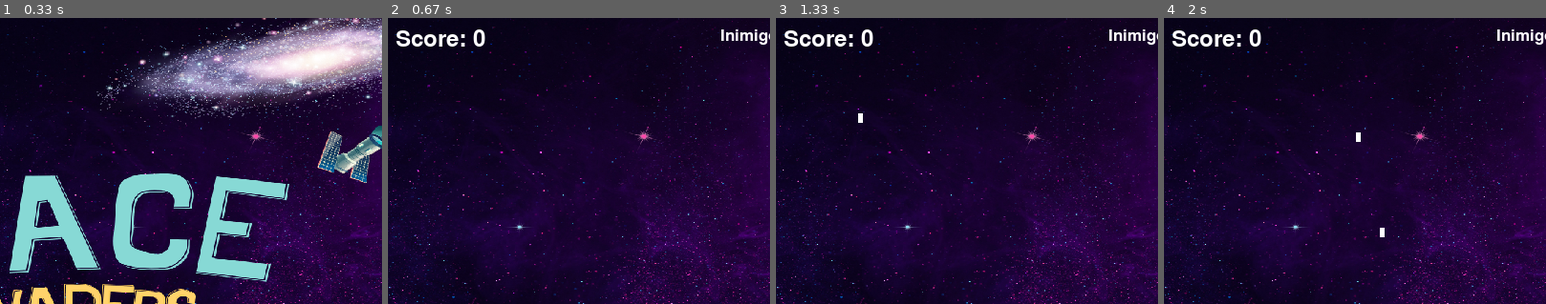
Above: before the commit, frames 1-4 (left to right).
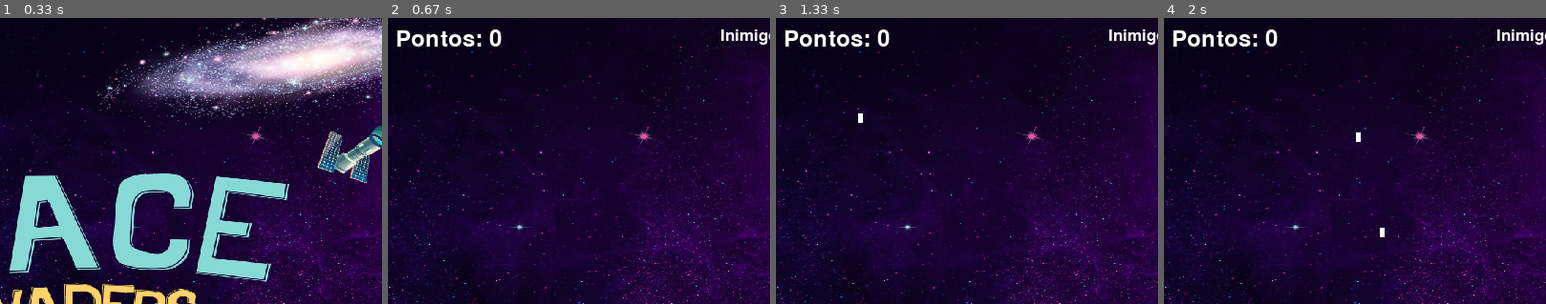
Above: after the commit, the same moments.

Repository: alanastaub/pygame
Game: pygame game, started from game.py
The game is run twice, just before and just after one commit, with the same random seed, the same clock (stepped at 60 frames per second) and the same inputs.
Inputs:
- Up to frame 1 (0.33 s): no input
- Up to frame 2 (0.67 s): click "Jogar" at 0.38 s
- Up to frame 3 (1.33 s): tap Space at 0.67, 1.07 s; hold Right from 1 s (still down)
- Up to frame 4 (2 s): tap Space at 1.37, 1.57, 1.9 s; release Right at 1.47 s; hold Up 1.5-1.8 s; hold Right from 1.83 s (still down)
The pictures show only the part of the screen within x 43-93%, y 0-50%; the shares and areas given below are measured in that part.

Frame 1 is identical in both runs. In frame 2, 0.9% of the frame differs, in the area x 2-30%, y 4-10%; in frame 3, 0.9%; in frame 4, 0.9%.

Commit message:
Adicionar tela de fim de jogo
Signed-off-by: Alana Camily Staub <alanastaubcamily@gmail.com>

Diff:
--- a/game.py
+++ b/game.py
@@ -18,6 +18,12 @@
 
 background_image = pygame.image.load(settings.Images.background_home)
 background_image = pygame.transform.scale(background_image, (WIDTH, HEIGHT))
+
+background_loss = pygame.image.load(settings.Images.background_loss)
+background_loss = pygame.transform.scale(background_loss, (WIDTH, HEIGHT))
+
+background_win = pygame.image.load(settings.Images.background_win)
+background_win = pygame.transform.scale(background_win, (WIDTH, HEIGHT))
 
 enemy_image = pygame.image.load(settings.Images.enemy)
 enemy_image = pygame.transform.scale(enemy_image, (50, 50))
@@ -39,9 +45,9 @@
     text_rect = button_text.get_rect(center=(x + width // 2, y + height // 2))
     screen.blit(button_text, text_rect)
 
-def draw_score(screen, font, score, x, y):
-    font = pygame.font.Font(None, 36)
-    score_text = font.render(f'Score: {score}', True, settings.Colors.WHITE)
+def draw_score(screen, font, score, x, y, font_size=36):
+    font = pygame.font.Font(None, font_size)
+    score_text = font.render(f'Pontos: {score}', True, settings.Colors.WHITE)
     screen.blit(score_text, (x, y))
 
 def draw_rocket_lives(screen, font, lives, x, y):
@@ -54,7 +60,14 @@
     enemies_text = font.render(f'Inimigos: {enemies}', True, settings.Colors.WHITE)
     screen.blit(enemies_text, (x, y))
 
+def draw_winner(screen, font, x, y, is_winner):
+    font = pygame.font.Font(None, 100)
+    text = "Você Ganhou!" if is_winner else "Você Perdeu!"
+    text = font.render(text, True, settings.Colors.GREEN if is_winner else settings.Colors.RED)
+    screen.blit(text, (x, y))
+
 def start_game():
+    global show_home, score, is_winner
     pygame.mixer.music.set_volume(0.1)
     new_background_image = pygame.image.load(settings.Images.background_game)
     new_background_image = pygame.transform.scale(new_background_image, (WIDTH, HEIGHT))
@@ -107,7 +120,8 @@
         bullets = [bullet for bullet in bullets if bullet[1] > 0]
 
         if (rocket_y + 5 < 0):
-            load_home()
+            show_home = False
+            is_winner = True
             return
 
         for bullet in enemy_bullets:
@@ -120,7 +134,8 @@
                 enemy_laser_sound.play()
                 enemy_bullets.remove(bullet)
                 if rocket_hits >= max_lives:
-                    load_home()
+                    show_home = False
+                    is_winner = False
                     return
 
         enemy_bullets = [bullet for bullet in enemy_bullets if bullet[1] < HEIGHT]
@@ -129,7 +144,8 @@
         check_bullet_collision(bullets, enemies)
         score += (enemies_count_before - len(enemies)) * 100
         if update_enemies(enemies, enemy_bullets, speed=0.5):
-            load_home()
+            show_home = False
+            is_winner = False
             return
 
         screen.blit(new_background_image, (0, 0))
@@ -145,7 +161,8 @@
         draw_score(screen, font, score, WIDTH // 2 - 50, 10)
 
         if len(enemies) == 0:
-            load_home()
+            show_home = False
+            is_winner = True
             return
 
         pygame.display.flip()
@@ -158,15 +175,28 @@
     pygame.quit()
     sys.exit()
 
+def show_game_over():
+    screen.blit(background_win if is_winner else background_loss, (0, 0))
+    draw_score(screen, button_font, score, WIDTH // 2 - 100, 300)
+
+    draw_button("Jogar Novamente", WIDTH // 2 - 100, 350, 200, 40, settings.Colors.PINK, settings.Colors.DARK_PINK, start_game)
+    draw_button("Sair", WIDTH // 2 - 100, 400, 200, 40, settings.Colors.CIANO, settings.Colors.DARK_PINK, quit_game)
+
+
+
 def load_home():
     screen.blit(background_image, (0, 0))
 
     draw_button("Jogar", WIDTH // 2 - 100, 350, 200, 40, settings.Colors.PINK, settings.Colors.DARK_PINK, start_game)
     draw_button("Sair", WIDTH // 2 - 100, 400, 200, 40, settings.Colors.CIANO, settings.Colors.DARK_PINK, quit_game)
 
+
 running = True
+show_home = True
+is_winner = False
+score = 0
 while running:
-    load_home()
+    load_home() if show_home else show_game_over()
 
     for event in pygame.event.get():
         if event.type == pygame.QUIT:
--- a/settings.py
+++ b/settings.py
@@ -10,6 +10,7 @@
     DARK_PINK = (255, 20, 147)
     WHITE = (255, 255, 255)
     GREEN = (194, 255, 114)
+    RED = (255, 0, 0)
 
 
 BASE_DIR = os.path.dirname(os.path.abspath(__file__))
@@ -18,6 +19,8 @@
     background_home = os.path.join(BASE_DIR, 'sources/background-home.png')
     background_game = os.path.join(BASE_DIR, 'sources/background-game.png')
     enemy = os.path.join(BASE_DIR, 'sources/enemy.png')
+    background_loss = os.path.join(BASE_DIR, 'sources/background-loss.png')
+    background_win = os.path.join(BASE_DIR, 'sources/background-win.png')
 
 class Sounds:
     click = os.path.join(BASE_DIR, 'sources/click-sound.mp3')
Binary file added: sources/background-loss.png
Binary file added: sources/background-win.png
